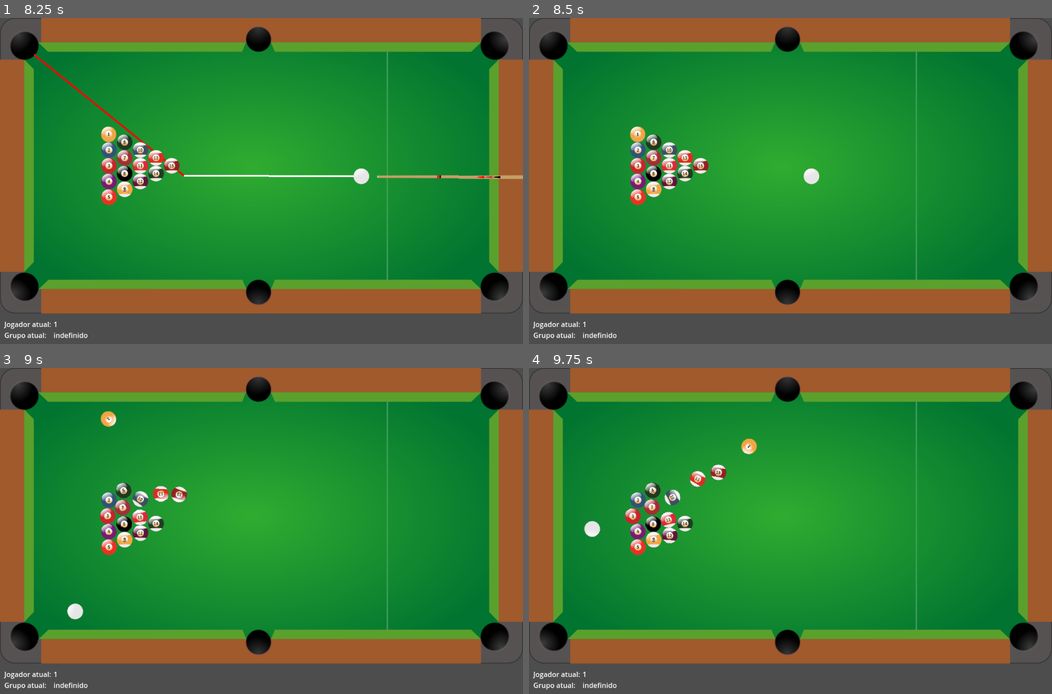
Above: before the commit, frames 1-4 (two rows, left to right).
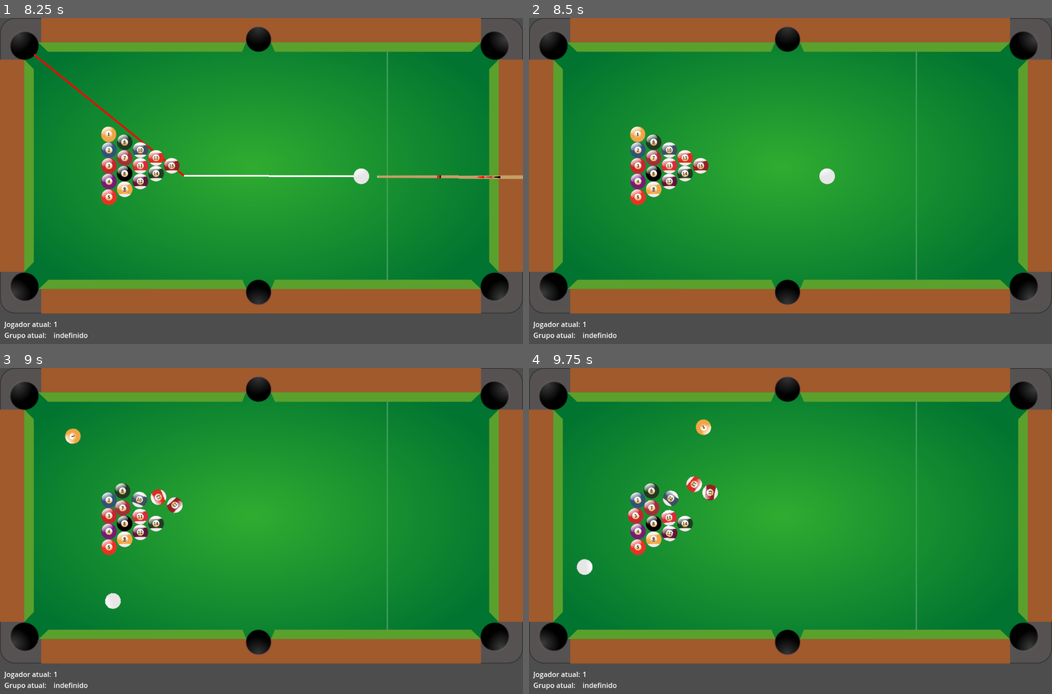
Above: after the commit, the same moments.

Repository: MathiasRLuz/Sinuca--8-Ball-Pool-
Game: Godot game, scene res://scenes/main.tscn
The game is run twice, just before and just after one commit, with the same random seed, the same clock (stepped at 60 frames per second) and the same inputs.
Inputs (mouse positions are in pixels of both pictures, inside the frame that each line leads up to):
- Up to frame 1 (8.25 s): tap Enter at 0.5, 4.25, 5.75 s; move the mouse to (376, 171) at 0.52 s; click (376, 171) at 0.67 s; move the mouse to (156, 203) at 1.27 s; click (156, 203) at 1.42 s; move the mouse to (313, 112) at 2.02 s; click (313, 112) at 2.17 s; tap Space at 2.75, 5, 6.5 s; move the mouse to (235, 255) at 2.77 s; click (235, 255) at 2.92 s; move the mouse to (418, 239) at 3.52 s; click (418, 239) at 3.67 s; move the mouse to (104, 135) at 4.27 s; click (104, 135) at 4.42 s; move the mouse to (287, 187) at 5.02 s; click (287, 187) at 5.17 s; move the mouse to (183, 102) at 5.77 s; click (183, 102) at 5.92 s; move the mouse to (376, 171) at 6.52 s; click (376, 171) at 6.67 s; move the mouse to (156, 203) at 7.27 s; click (156, 203) at 7.42 s; move the mouse to (313, 112) at 8.02 s; click (313, 112) at 8.17 s
- Up to frame 2 (8.5 s): no input
- Up to frame 3 (9 s): move the mouse to (235, 605) at 8.77 s; click (235, 605) at 8.92 s
- Up to frame 4 (9.75 s): move the mouse to (947, 589) at 9.52 s; click (947, 589) at 9.67 s

Frame 1 is identical in both runs. In frame 2, 0.2% of the frame differs, in the area x 52-59%, y 45-52%; in frame 3, 1.3%; in frame 4, 1.6%, in the area x 9-44%, y 15-64%.

Commit message:
Update main.gd

Diff:
--- a/scenes/main.gd
+++ b/scenes/main.gd
@@ -166,9 +166,8 @@
 			var contact_point = b[1] - pocket_direction * 2*ball_radius
 			var white_to_ball = (contact_point - cue_ball.position).normalized()
 			#var white_to_ball = (b[1] - cue_ball.position).normalized()
-			var ball_to_pocket = (hole_position - contact_point).normalized()
 			# Calcule o ângulo entre os dois vetores
-			var angle_radians = ball_to_pocket.angle_to(white_to_ball)
+			var angle_radians = pocket_direction.angle_to(white_to_ball)
 			# Converta para graus, se necessário
 			var angle_degrees = rad_to_deg(angle_radians)
 			#print("Ball: ", b[0], " Hole: ", hole.name, " Angle: ", angle_degrees)
@@ -266,7 +265,7 @@
 		$Line2D.add_point(better_ball[2])
 		$Line2D.visible = true
 		await get_tree().create_timer(5).timeout
-		var power = MAX_POWER * dir.normalized() * $Taco.power_multiplier
+		var power = MAX_POWER * dir.normalized() * $Taco.power_multiplier * 0.8
 		cue_ball.apply_central_impulse(power)
 		$Line2D.visible = false
 		$Line2D2.visible = false
